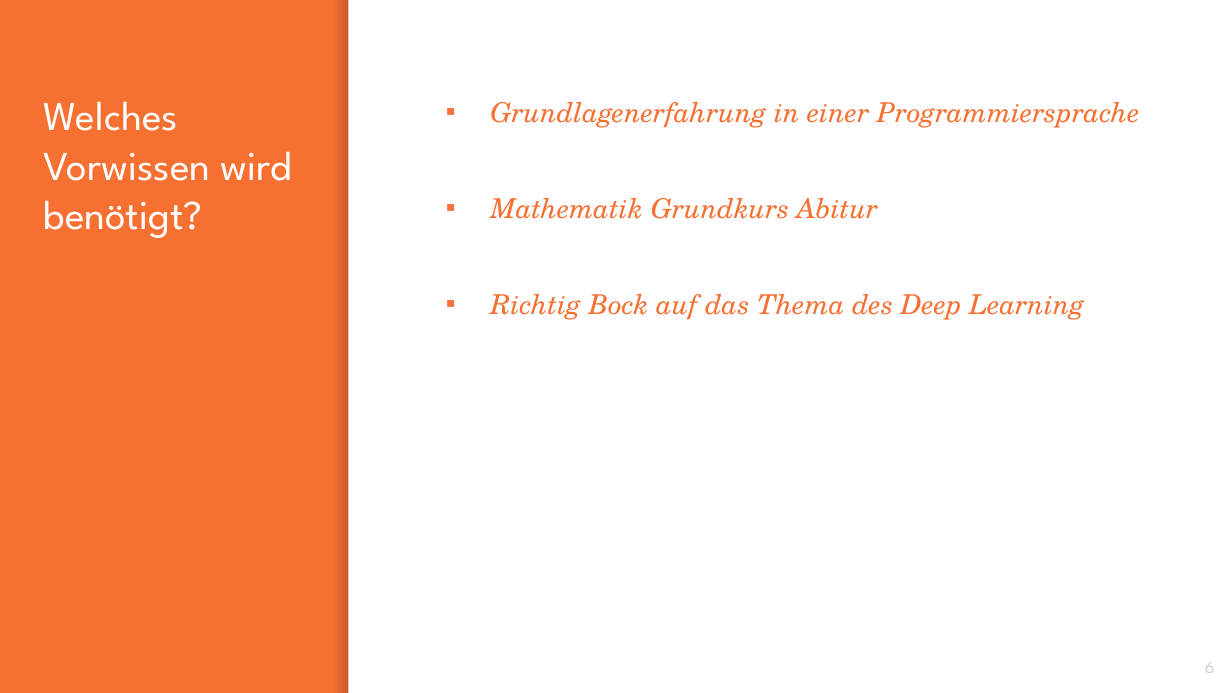
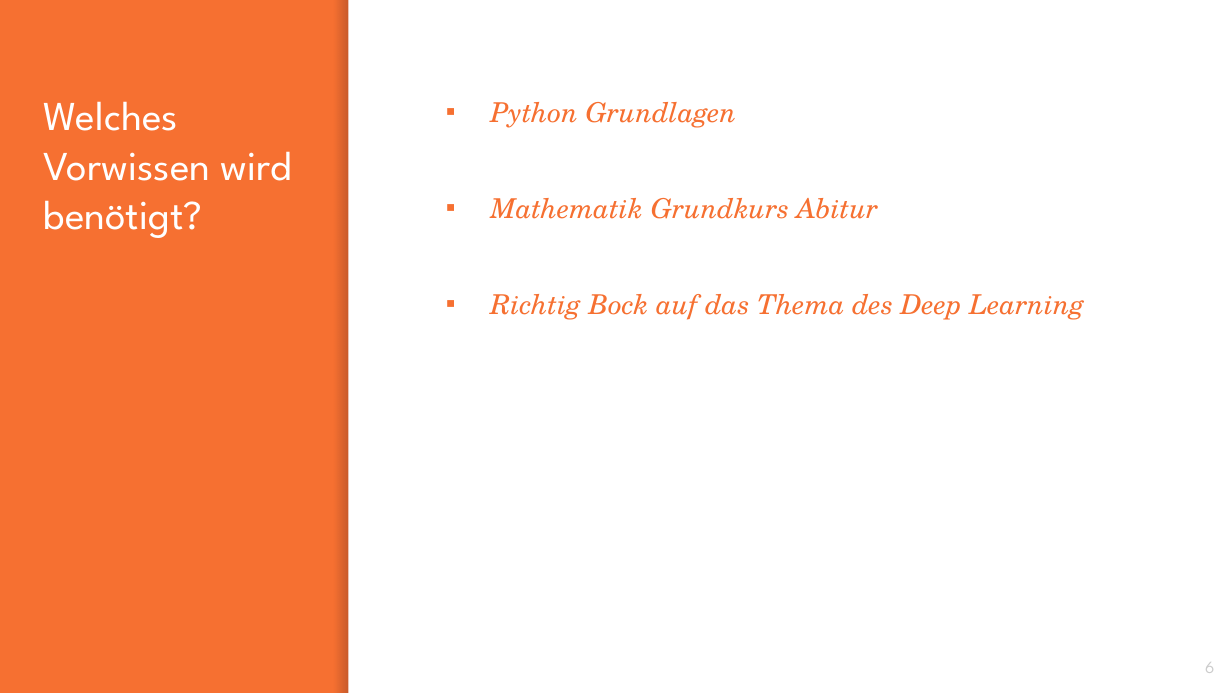
Before and after one commit to franneck94/UdemyML, a slide deck: slide 6 of lectures/Introduction.pptx. Drawn at 1232x693 pixels with LibreOffice and Linux fonts; fonts in the diff are those of the drawing. Boxes give left, top, right and bottom in pixels: in the first picture for what was removed or moved away, otherwise in the second. Text is boxed around its words. In the diff, an @@ line names an element or a change of style, - is before the commit and + after.

```diff
--- a/lectures/Introduction.pptx
+++ b/lectures/Introduction.pptx
@@ text at box(490, 102, 737, 128): text changed @@
-▪ Grundlagenerfahrung in einer Programmiersprache
+▪ Python Grundlagen
```
Also in this commit, not shown: 1 other slide changed, 2 other files.
